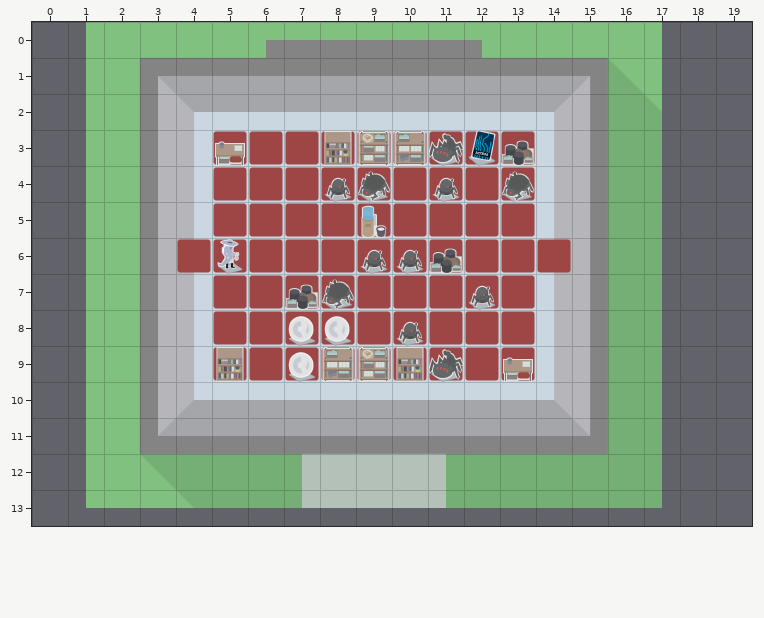
A Tiled map gets an edit: src/resources/maps-v2/level-09.tmx. Above: the version before the commit.
Cells are 75x75 px. Shown: x 0..19, y 0..13. The old version is drawn lined up with the new one. Not drawn, because the pictures are missing: unchanged layer "Decorations". Layer "Board" is drawn -38,-38 px off the grid.
And afterwards:
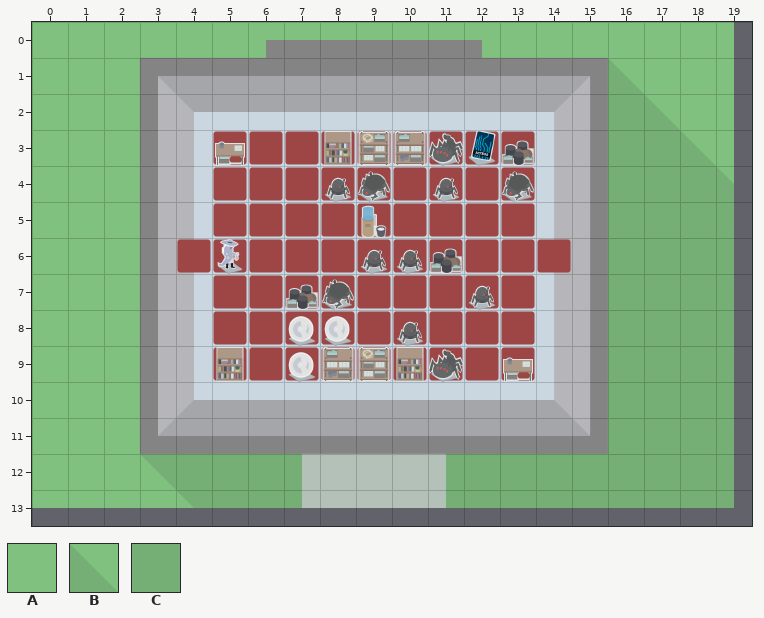
Key: from "warehouse": A 5, B 17, C 23.
_ is an empty cell.
Difference:
Changed rows in their new state; . is an unchanged cell.
map size 16x14 -> 20x14 cells (old content now starts at 2,0; both pictures use the new coordinates)
Layer "Board":
first column x 0:
 0 AA................AA
 1 AA................AA
 2 AA................AA
 3 AA................BA
 4 AA................CB
 5 AA................CC
 6 AA................CC
 7 AA................CC
 8 AA................CC
 9 AA................CC
10 AA................CC
11 AA................CC
12 AA................CC
13 AA................CC
